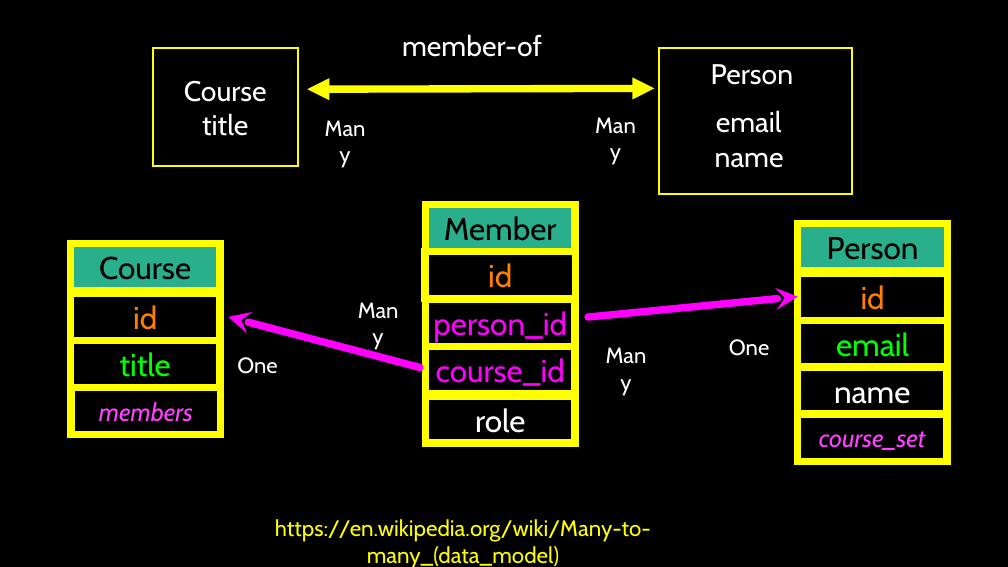
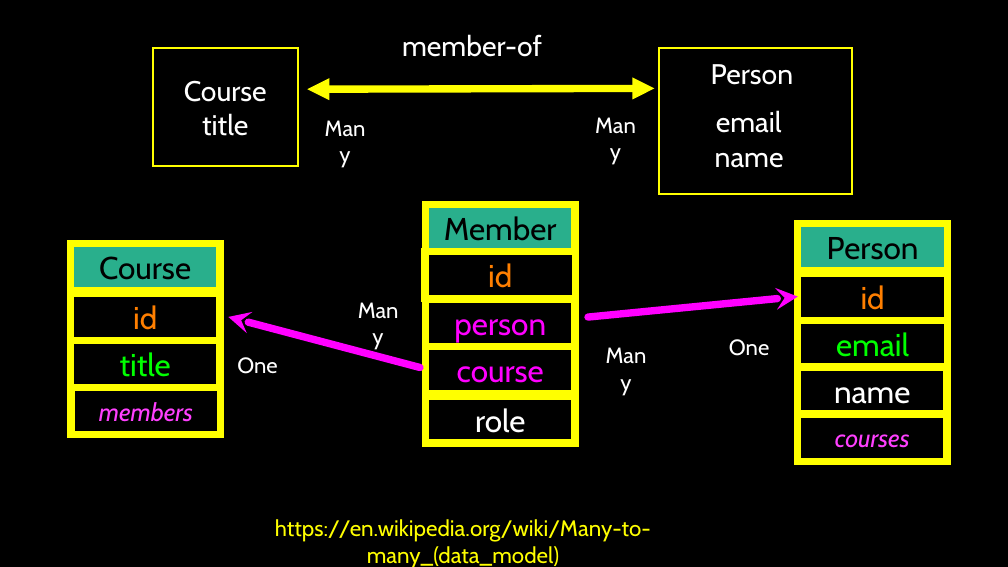
Before and after one commit to csev/dj4e, a slide deck: slide 5 of lectures/DJ-03-Many-To-Many.pptx. Drawn at 1008x567 pixels with LibreOffice and Linux fonts; fonts in the diff are those of the drawing. Boxes give left, top, right and bottom in pixels: in the first picture for what was removed or moved away, otherwise in the second. Text is boxed around its words. In the diff, an @@ line names an element or a change of style, - is before the commit and + after.

```diff
--- a/lectures/DJ-03-Many-To-Many.pptx
+++ b/lectures/DJ-03-Many-To-Many.pptx
@@ text in rectangle at <box>454,319,546,342</box>: text changed @@
-person_id
+person
@@ text in rectangle at <box>457,366,544,383</box>: text changed @@
-course_id
+course
@@ text in rectangle at <box>835,434,910,448</box>: text changed @@
-course_set
+courses
```
Also in this commit, not shown: 2 other slides changed.
